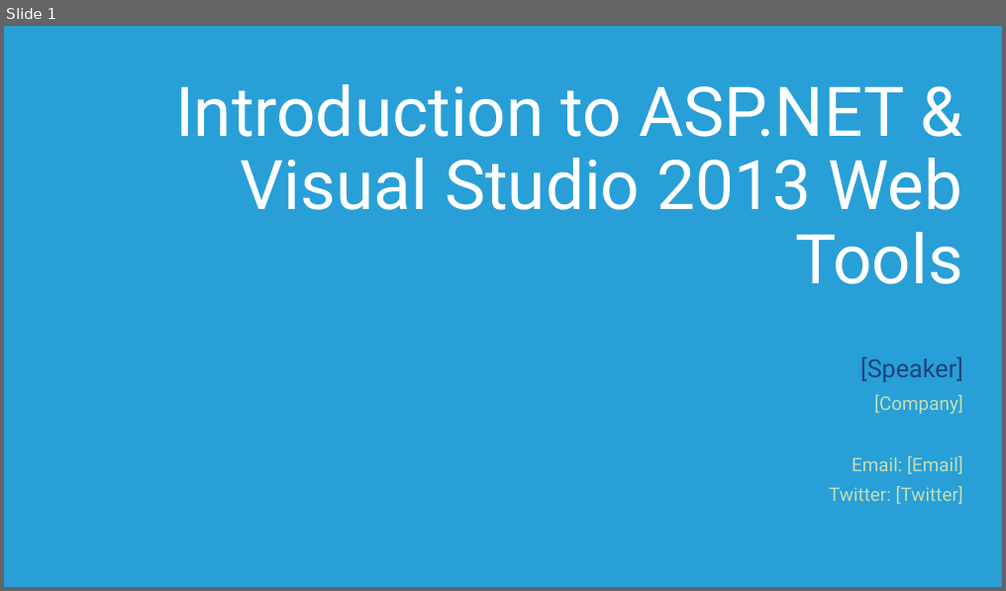
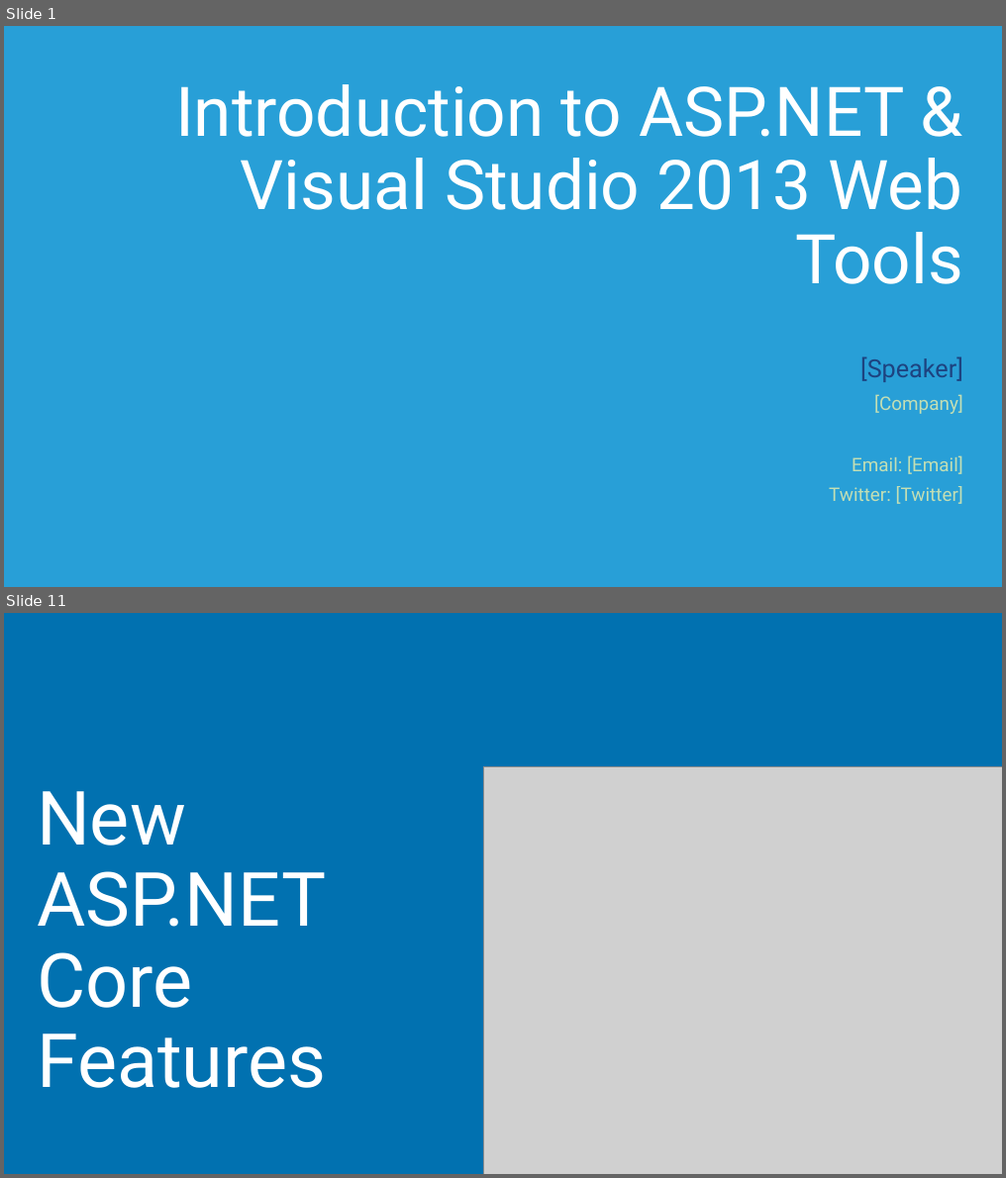
Before and after one commit to Microsoft-Web/DECK-ASPNET-and-VS-Web-Tooling, a slide deck: 2-ASPNET-and-VS-Web-Tooling.pptx. Shown one above the other, each under a label of ours: slide 1 before the commit, slides 1 and 11 after it; the slides between them are not shown. The pictures are 1006x591 and 1006x1178 pixels, drawn with LibreOffice and Linux fonts; fonts in the diff are those of the drawing; grey boxes stand for pictures. Boxes give left, top, right and bottom in pixels: in the first picture for what was removed or moved away, otherwise in the second. Text is boxed around its words. In the diff, an @@ line names an element or a change of style, - is before the commit and + after.

Commit message:
Updated presentation
Cleaned up features section, added in content from VS Launch

```diff
--- a/2-ASPNET-and-VS-Web-Tooling.pptx
+++ b/2-ASPNET-and-VS-Web-Tooling.pptx
@@ slide 11 added at bbox=[4, 613, 1002, 1174], background #0171B0 @@
@@ picture added at bbox=[483, 767, 1002, 1174] @@
@@ title added at bbox=[37, 791, 326, 1088], 72 pt, text #FFFFFF @@
+New ASP.NET Core Features
```
Also in this commit, not shown: 5 slides changed, 13 other slides added, 13 slides removed.
